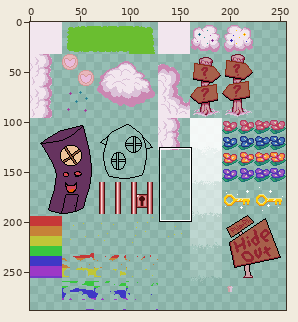
Sprite sheet -- textures/dreamland.png. Above, an overview of the earlier version with the close-up marked.
Close-up. Before:
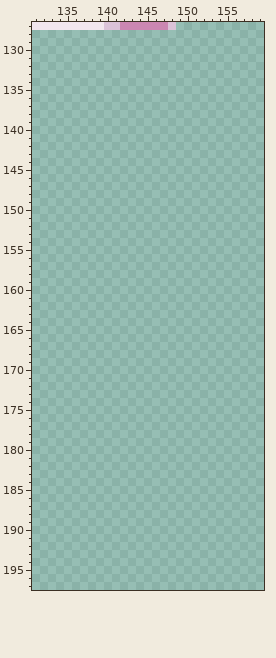
The file is 256x288 pixels. Pixels under 10% opacity are left out. Shown: x 131..159, y 127..197. The commit also changed other parts of the picture, which this record leaves out.
The result:
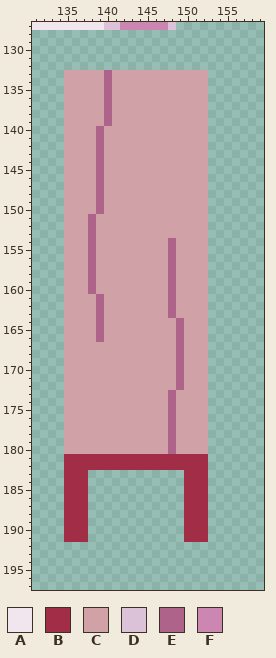
Palette (. is transparent): A #f2e6ee  B #a12d47  C #d0a1a6  D #dbc2d8  E #ae648a  F #cb87b2
Difference:
@@ x 131..159 @@
 132 .............................
-133 .............................
-134 .............................
-135 .............................
-136 .............................
-137 .............................
-138 .............................
-139 .............................
-140 .............................
-141 .............................
-142 .............................
-143 .............................
-144 .............................
-145 .............................
-146 .............................
-147 .............................
-148 .............................
-149 .............................
-150 .............................
-151 .............................
-152 .............................
-153 .............................
-154 .............................
-155 .............................
-156 .............................
-157 .............................
-158 .............................
-159 .............................
-160 .............................
-161 .............................
-162 .............................
-163 .............................
-164 .............................
-165 .............................
-166 .............................
-167 .............................
-168 .............................
-169 .............................
-170 .............................
-171 .............................
-172 .............................
-173 .............................
-174 .............................
-175 .............................
-176 .............................
-177 .............................
-178 .............................
-179 .............................
-180 .............................
-181 .............................
-182 .............................
-183 .............................
-184 .............................
-185 .............................
-186 .............................
-187 .............................
-188 .............................
-189 .............................
-190 .............................
-191 .............................
+133 ....CCCCCECCCCCCCCCCCC.......
+134 ....CCCCCECCCCCCCCCCCC.......
+135 ....CCCCCECCCCCCCCCCCC.......
+136 ....CCCCCECCCCCCCCCCCC.......
+137 ....CCCCCECCCCCCCCCCCC.......
+138 ....CCCCCECCCCCCCCCCCC.......
+139 ....CCCCCECCCCCCCCCCCC.......
+140 ....CCCCECCCCCCCCCCCCC.......
+141 ....CCCCECCCCCCCCCCCCC.......
+142 ....CCCCECCCCCCCCCCCCC.......
+143 ....CCCCECCCCCCCCCCCCC.......
+144 ....CCCCECCCCCCCCCCCCC.......
+145 ....CCCCECCCCCCCCCCCCC.......
+146 ....CCCCECCCCCCCCCCCCC.......
+147 ....CCCCECCCCCCCCCCCCC.......
+148 ....CCCCECCCCCCCCCCCCC.......
+149 ....CCCCECCCCCCCCCCCCC.......
+150 ....CCCCECCCCCCCCCCCCC.......
+151 ....CCCECCCCCCCCCCCCCC.......
+152 ....CCCECCCCCCCCCCCCCC.......
+153 ....CCCECCCCCCCCCCCCCC.......
+154 ....CCCECCCCCCCCCECCCC.......
+155 ....CCCECCCCCCCCCECCCC.......
+156 ....CCCECCCCCCCCCECCCC.......
+157 ....CCCECCCCCCCCCECCCC.......
+158 ....CCCECCCCCCCCCECCCC.......
+159 ....CCCECCCCCCCCCECCCC.......
+160 ....CCCECCCCCCCCCECCCC.......
+161 ....CCCCECCCCCCCCECCCC.......
+162 ....CCCCECCCCCCCCECCCC.......
+163 ....CCCCECCCCCCCCECCCC.......
+164 ....CCCCECCCCCCCCCECCC.......
+165 ....CCCCECCCCCCCCCECCC.......
+166 ....CCCCECCCCCCCCCECCC.......
+167 ....CCCCCCCCCCCCCCECCC.......
+168 ....CCCCCCCCCCCCCCECCC.......
+169 ....CCCCCCCCCCCCCCECCC.......
+170 ....CCCCCCCCCCCCCCECCC.......
+171 ....CCCCCCCCCCCCCCECCC.......
+172 ....CCCCCCCCCCCCCCECCC.......
+173 ....CCCCCCCCCCCCCECCCC.......
+174 ....CCCCCCCCCCCCCECCCC.......
+175 ....CCCCCCCCCCCCCECCCC.......
+176 ....CCCCCCCCCCCCCECCCC.......
+177 ....CCCCCCCCCCCCCECCCC.......
+178 ....CCCCCCCCCCCCCECCCC.......
+179 ....CCCCCCCCCCCCCECCCC.......
+180 ....CCCCCCCCCCCCCECCCC.......
+181 ....BBBBBBBBBBBBBBBBBB.......
+182 ....BBBBBBBBBBBBBBBBBB.......
+183 ....BBB............BBB.......
+184 ....BBB............BBB.......
+185 ....BBB............BBB.......
+186 ....BBB............BBB.......
+187 ....BBB............BBB.......
+188 ....BBB............BBB.......
+189 ....BBB............BBB.......
+190 ....BBB............BBB.......
+191 ....BBB............BBB.......
 192 .............................
